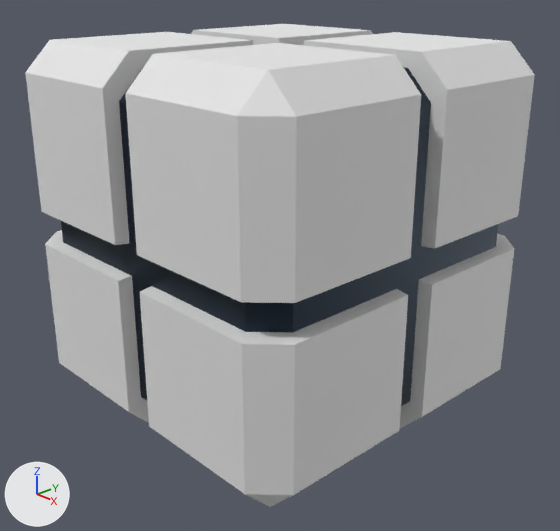
The Blender file Program/Ψ/Data/Box/box.blend: old version first, new version second.
The view is the same before and after, from a 50 mm lens placed at (3.05, -2.86, 2.4), pointed at (0.07, -0.05, 0.81). Every picture has the same lights, and +X, +Y and +Z are marked at lower left.
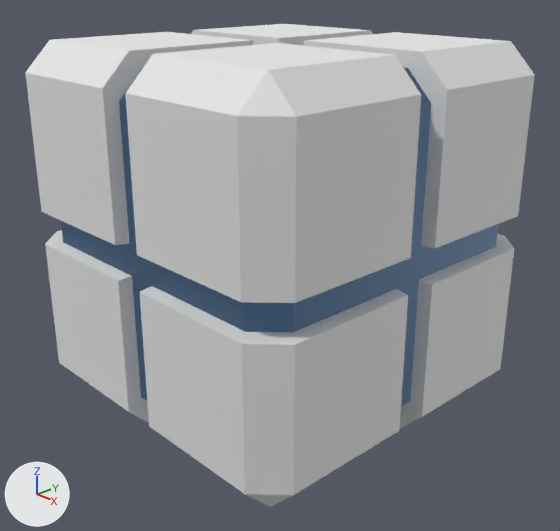
Pixel boxes [x1, y1, x2, y2] of what changed, in the pictures (560 x 531 px):
'Cube', recoloured, surface changed: [59, 64, 500, 411] in both

Diff of the bpy script that builds the scene:
```diff
--- a/Program/Ψ/Data/Box/box.blend.py
+++ b/Program/Ψ/Data/Box/box.blend.py
@@ mat_material_001 @@
 mat_material_001.specular_ior_level = 1.0
+mat_material_001.emission_strength = 1.0
+mat_material_001.emission_color = (0.0313, 0.0611, 0.107)  # dark blue #31465c
```
